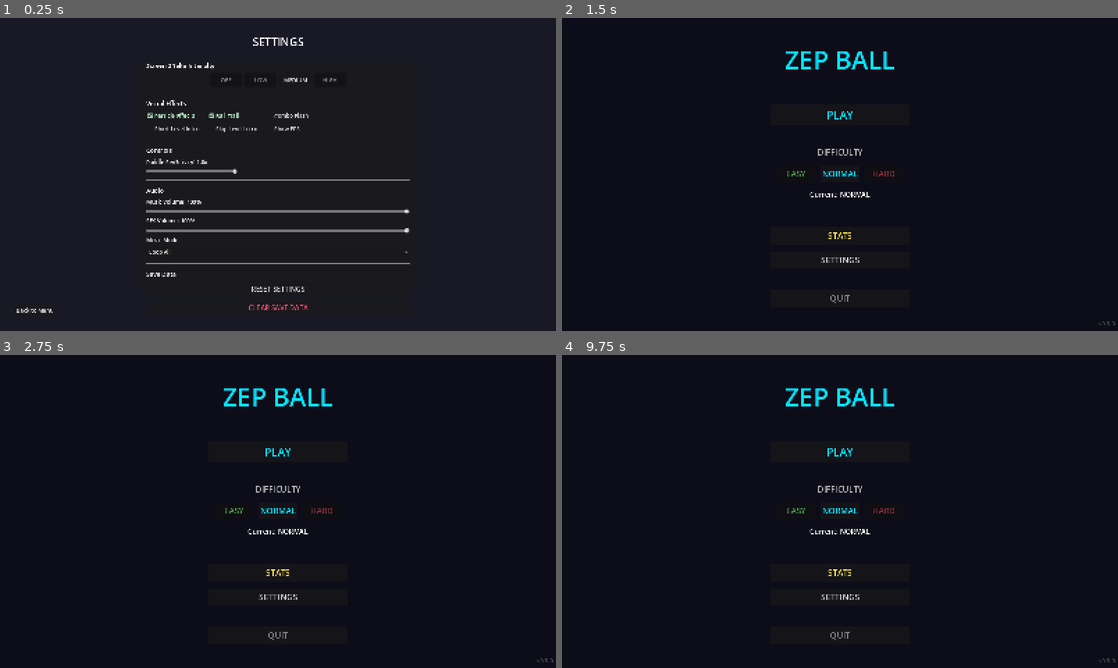
Above: before the commit, frames 1-4 (two rows, left to right).
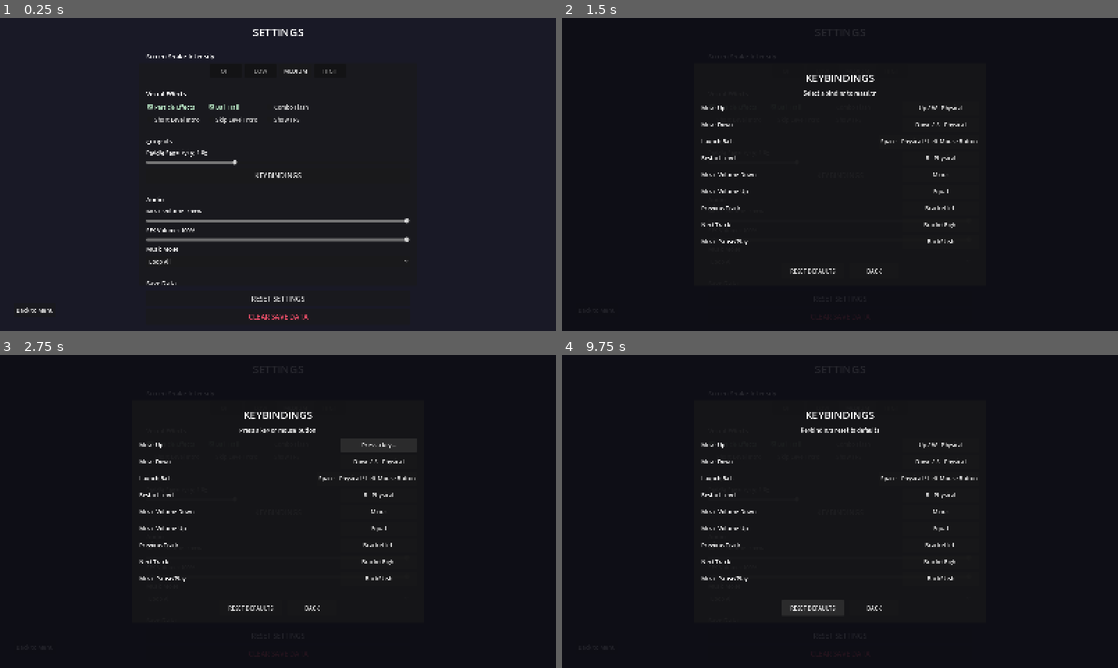
Above: after the commit, the same moments.

Repository: zepanv/zepball
Game: Godot game, scene res://scenes/ui/settings.tscn
The game is run twice, just before and just after one commit, with the same random seed, the same clock (stepped at 60 frames per second) and the same inputs. This scene is started directly instead of the project's main scene.
Inputs (mouse positions are in pixels of both pictures, inside the frame that each line leads up to):
- Up to frame 1 (0.25 s): no input
- Up to frame 2 (1.5 s): click (840, 174) at 0.5 s, where only the run after the commit has a clickable "KEYBINDINGS"; click "Back to Menu" at 1.25 s
- Up to frame 3 (2.75 s): click (378, 445) at 2 s, where only the run after the commit has a clickable "Up / W - Physical"
- Up to frame 4 (9.75 s): click (940, 445) at 2.75 s, where only the run after the commit has a clickable "Press a key..."; click (940, 461) at 3.5 s, where only the run after the commit has a clickable "Down / S - Physical"; click (928, 477) at 4.25 s, where only the run after the commit has a clickable "Space - Physical / Left Mouse…"; click (940, 495) at 5 s, where only the run after the commit has a clickable "R - Physical"; click (940, 511) at 5.75 s, where only the run after the commit has a clickable "Minus"; click (940, 527) at 6.5 s, where only the run after the commit has a clickable "Equal"; click (940, 545) at 7.25 s, where only the run after the commit has a clickable "BracketLeft"; click (940, 561) at 8 s, where only the run after the commit has a clickable "BracketRight"; click (940, 577) at 8.75 s, where only the run after the commit has a clickable "BackSlash"; click (812, 608) at 9.5 s, where only the run after the commit has a clickable "RESET DEFAULTS"

The runs differ from the first frame. In frame 1, 4.9% of the frame differs, in the area x 26-74%, y 3-97%; in frame 2, 2.3%; in frame 3, 2.8%; in frame 4, 2.6%.

Commit message:
feat: add keybinding menu and cleanup debug keys
Major Features:
- Keybinding menu
  - Settings button opens overlay
  - Persist input map with reset to defaults

Quality of Life:
- Esc navigation
  - Esc backs out of settings and keybind menu
  - Esc cancels active rebind

Code Improvements:
- Debug keys restricted to C in debug builds
- SaveManager migration for keybindings

Documentation:
- Refresh README and .agent docs

Co-Authored-By: Codex <codex@openai.com>

Diff:
--- /dev/null
+++ b/scenes/ui/keybindings.tscn
@@ -0,0 +1,86 @@
+[gd_scene format=3 uid="uid://b7mv6b1soj8n0"]
+
+[ext_resource type="Script" path="res://scripts/ui/keybindings.gd" id="1_keybindings"]
+
+[node name="KeybindingsMenu" type="Control"]
+layout_mode = 3
+anchors_preset = 15
+anchor_right = 1.0
+anchor_bottom = 1.0
+grow_horizontal = 2
+grow_vertical = 2
+script = ExtResource("1_keybindings")
+
+[node name="Background" type="ColorRect" parent="."]
+layout_mode = 1
+anchors_preset = 15
+anchor_right = 1.0
+anchor_bottom = 1.0
+grow_horizontal = 2
+grow_vertical = 2
+color = Color(0.05, 0.05, 0.08, 0.9)
+
+[node name="Panel" type="Panel" parent="."]
+layout_mode = 1
+anchors_preset = 8
+anchor_left = 0.5
+anchor_top = 0.5
+anchor_right = 0.5
+anchor_bottom = 0.5
+offset_left = -420.0
+offset_top = -320.0
+offset_right = 420.0
+offset_bottom = 320.0
+grow_horizontal = 2
+grow_vertical = 2
+
+[node name="VBoxContainer" type="VBoxContainer" parent="Panel"]
+layout_mode = 1
+anchors_preset = 15
+anchor_right = 1.0
+anchor_bottom = 1.0
+offset_left = 20.0
+offset_top = 20.0
+offset_right = -20.0
+offset_bottom = -20.0
+grow_horizontal = 2
+grow_vertical = 2
+theme_override_constants/separation = 12
+
+[node name="TitleLabel" type="Label" parent="Panel/VBoxContainer"]
+layout_mode = 2
+text = "KEYBINDINGS"
+horizontal_alignment = 1
+theme_override_font_sizes/font_size = 30
+
+[node name="HintLabel" type="Label" parent="Panel/VBoxContainer"]
+layout_mode = 2
+text = "Select a binding to reassign"
+horizontal_alignment = 1
+theme_override_font_sizes/font_size = 16
+
+[node name="Scroll" type="ScrollContainer" parent="Panel/VBoxContainer"]
+layout_mode = 2
+size_flags_vertical = 3
+
+[node name="BindingsList" type="VBoxContainer" parent="Panel/VBoxContainer/Scroll"]
+layout_mode = 2
+size_flags_horizontal = 3
+size_flags_vertical = 3
+theme_override_constants/separation = 8
+
+[node name="ButtonRow" type="HBoxContainer" parent="Panel/VBoxContainer"]
+layout_mode = 2
+alignment = 1
+
+theme_override_constants/separation = 16
+
+[node name="ResetButton" type="Button" parent="Panel/VBoxContainer/ButtonRow"]
+custom_minimum_size = Vector2(180, 45)
+layout_mode = 2
+text = "RESET DEFAULTS"
+
+[node name="BackButton" type="Button" parent="Panel/VBoxContainer/ButtonRow"]
+custom_minimum_size = Vector2(140, 45)
+layout_mode = 2
+text = "BACK"
--- a/scenes/ui/settings.tscn
+++ b/scenes/ui/settings.tscn
@@ -158,6 +158,14 @@
 max_value = 2.0
 step = 0.1
 value = 1.0
+
+[node name="KeybindingsButton" type="Button" parent="Panel/VBoxContainer/ControlsSection"]
+custom_minimum_size = Vector2(0, 45)
+layout_mode = 2
+theme_override_colors/font_color = Color(0.9, 0.9, 0.9, 1)
+theme_override_colors/font_hover_color = Color(1, 1, 1, 1)
+theme_override_font_sizes/font_size = 20
+text = "KEYBINDINGS"
 
 [node name="HSeparator4" type="HSeparator" parent="Panel/VBoxContainer"]
 layout_mode = 2
--- a/scripts/main.gd
+++ b/scripts/main.gd
@@ -334,33 +334,8 @@
 		MenuController.restart_current_level()
 
 	if event is InputEventKey and event.pressed and not event.echo:
-		# DEBUG ONLY: Difficulty selection (remove once main menu exists)
-		# TODO: Move difficulty selection to main menu
-		if OS.is_debug_build():
-			if event.keycode == KEY_E:
-				DifficultyManager.unlock_difficulty()
-				DifficultyManager.set_difficulty(DifficultyManager.Difficulty.EASY)
-			elif event.keycode == KEY_N:
-				DifficultyManager.unlock_difficulty()
-				DifficultyManager.set_difficulty(DifficultyManager.Difficulty.NORMAL)
-			elif event.keycode == KEY_H:
-				DifficultyManager.unlock_difficulty()
-				DifficultyManager.set_difficulty(DifficultyManager.Difficulty.HARD)
-
-		if event.keycode == KEY_C:
+		if OS.is_debug_build() and event.keycode == KEY_C:
 			_hit_all_bricks()
-		elif event.keycode == KEY_1:
-			# Debug: Spawn a bomb ball power-up for testing
-			_spawn_debug_powerup("BOMB_BALL", 12)
-		elif event.keycode == KEY_2:
-			# Debug: Spawn an air ball power-up for testing
-			_spawn_debug_powerup("AIR_BALL", 13)
-		elif event.keycode == KEY_3:
-			# Debug: Spawn a magnet power-up for testing
-			_spawn_debug_powerup("MAGNET", 14)
-		elif event.keycode == KEY_4:
-			# Debug: Spawn a block power-up for testing
-			_spawn_debug_powerup("BLOCK", 15)
 
 func _spawn_debug_powerup(label: String, powerup_type: int):
 	print("\n### DEBUG: Spawning ", label, " power-up ###")
--- a/scripts/save_manager.gd
+++ b/scripts/save_manager.gd
@@ -19,8 +19,24 @@
 	"combo_flash_enabled": false,
 	"short_level_intro": false,
 	"skip_level_intro": false,
-	"show_fps": false
+	"show_fps": false,
+	"keybindings": {}
 }
+
+# Keybinding configuration
+const REBIND_ACTIONS = [
+	"move_up",
+	"move_down",
+	"launch_ball",
+	"restart_game",
+	"audio_volume_down",
+	"audio_volume_up",
+	"audio_prev_track",
+	"audio_next_track",
+	"audio_toggle_pause"
+]
+
+var default_keybindings: Dictionary = {}
 
 # Achievement definitions
 const ACHIEVEMENTS = {
@@ -145,7 +161,9 @@
 
 func _ready():
 	"""Load save data on startup"""
+	default_keybindings = _capture_keybindings(REBIND_ACTIONS)
 	load_save()
+	_apply_saved_keybindings()
 
 func load_save() -> void:
 	"""Load save data from disk, or create default if none exists"""
@@ -275,6 +293,9 @@
 		settings_updated = true
 	if not save_data["settings"].has("show_fps"):
 		save_data["settings"]["show_fps"] = false
+		settings_updated = true
+	if not save_data["settings"].has("keybindings"):
+		save_data["settings"]["keybindings"] = {}
 		settings_updated = true
 
 	if settings_updated:
@@ -492,12 +513,115 @@
 func reset_settings_to_default() -> void:
 	"""Reset settings to defaults without touching progression data"""
 	save_data["settings"] = DEFAULT_SETTINGS.duplicate(true)
+	_restore_default_keybindings()
 	save_to_disk()
 	print("Settings have been reset to defaults")
 
 func get_save_file_location() -> String:
 	"""Get the absolute path to the save file for debugging"""
 	return ProjectSettings.globalize_path(SAVE_FILE_PATH)
+
+# ============================================================================
+# KEYBINDINGS
+# ============================================================================
+
+func get_rebind_actions() -> Array:
+	return REBIND_ACTIONS.duplicate()
+
+func capture_keybindings(actions: Array = REBIND_ACTIONS) -> Dictionary:
+	return _capture_keybindings(actions)
+
+func save_keybindings(keybindings: Dictionary) -> void:
+	save_data["settings"]["keybindings"] = keybindings.duplicate(true)
+	save_to_disk()
+
+func get_keybindings() -> Dictionary:
+	var saved = save_data["settings"].get("keybindings", {})
+	if saved.is_empty():
+		return _capture_keybindings(REBIND_ACTIONS)
+	return saved
+
+func apply_keybindings(keybindings: Dictionary) -> void:
+	_apply_keybindings(keybindings)
+
+func reset_keybindings_to_default() -> void:
+	_restore_default_keybindings()
+	save_data["settings"]["keybindings"] = default_keybindings.duplicate(true)
+	save_to_disk()
+
+func _capture_keybindings(actions: Array) -> Dictionary:
+	var bindings := {}
+	for action in actions:
+		if not InputMap.has_action(action):
+			continue
+		var events = InputMap.action_get_events(action)
+		var serialized_events: Array = []
+		for event in events:
+			var serialized = _serialize_input_event(event)
+			if serialized.size() > 0:
+				serialized_events.append(serialized)
+		bindings[action] = serialized_events
+	return bindings
+
+func _apply_saved_keybindings() -> void:
+	var saved = save_data["settings"].get("keybindings", {})
+	if saved.is_empty():
+		return
+	_apply_keybindings(saved)
+
+func _apply_keybindings(keybindings: Dictionary) -> void:
+	for action in keybindings.keys():
+		if not InputMap.has_action(action):
+			continue
+		InputMap.action_erase_events(action)
+		for event_data in keybindings[action]:
+			var event = _deserialize_input_event(event_data)
+			if event:
+				InputMap.action_add_event(action, event)
+
+func _restore_default_keybindings() -> void:
+	if default_keybindings.is_empty():
+		return
+	_apply_keybindings(default_keybindings)
+
+func _serialize_input_event(event: InputEvent) -> Dictionary:
+	if event is InputEventKey:
+		return {
+			"type": "key",
+			"keycode": event.keycode,
+			"physical_keycode": event.physical_keycode,
+			"shift": event.shift_pressed,
+			"alt": event.alt_pressed,
+			"ctrl": event.ctrl_pressed,
+			"meta": event.meta_pressed
+		}
+	if event is InputEventMouseButton:
+		return {
+			"type": "mouse_button",
+			"button_index": event.button_index
+		}
+	return {}
+
+func _deserialize_input_event(data: Dictionary) -> InputEvent:
+	if not data.has("type"):
+		return null
+	if data["type"] == "key":
+		var event := InputEventKey.new()
+		event.keycode = int(data.get("keycode", 0)) as Key
+		event.physical_keycode = int(data.get("physical_keycode", 0)) as Key
+		event.shift_pressed = bool(data.get("shift", false))
+		event.alt_pressed = bool(data.get("alt", false))
+		event.ctrl_pressed = bool(data.get("ctrl", false))
+		event.meta_pressed = bool(data.get("meta", false))
+		event.pressed = false
+		event.echo = false
+		return event
+	if data["type"] == "mouse_button":
+		var event := InputEventMouseButton.new()
+		event.button_index = int(data.get("button_index", 0)) as MouseButton
+		event.pressed = false
+		return event
+	return null
 
 # ============================================================================
 # LAST PLAYED TRACKING
--- /dev/null
+++ b/scripts/ui/keybindings.gd
@@ -0,0 +1,168 @@
+extends Control
+
+signal closed
+
+const ACTION_LABELS = {
+	"move_up": "Move Up",
+	"move_down": "Move Down",
+	"launch_ball": "Launch Ball",
+	"restart_game": "Restart Level",
+	"ui_cancel": "Pause / Back",
+	"audio_volume_down": "Music Volume Down",
+	"audio_volume_up": "Music Volume Up",
+	"audio_prev_track": "Previous Track",
+	"audio_next_track": "Next Track",
+	"audio_toggle_pause": "Music Pause/Play"
+}
+
+@onready var bindings_list: VBoxContainer = $Panel/VBoxContainer/Scroll/BindingsList
+@onready var hint_label: Label = $Panel/VBoxContainer/HintLabel
+@onready var reset_button: Button = $Panel/VBoxContainer/ButtonRow/ResetButton
+@onready var back_button: Button = $Panel/VBoxContainer/ButtonRow/BackButton
+
+var waiting_action: String = ""
+var waiting_button: Button = null
+var action_buttons: Dictionary = {}
+
+func _ready() -> void:
+	mouse_filter = Control.MOUSE_FILTER_STOP
+	reset_button.pressed.connect(_on_reset_pressed)
+	back_button.pressed.connect(_on_back_pressed)
+	_build_bindings_list()
+	_update_hint("Select a binding to reassign")
+
+func _build_bindings_list() -> void:
+	for child in bindings_list.get_children():
+		child.queue_free()
+	action_buttons.clear()
+
+	for action in SaveManager.get_rebind_actions():
+		var row = HBoxContainer.new()
+		row.size_flags_horizontal = Control.SIZE_EXPAND_FILL
+		row.set("theme_override_constants/separation", 12)
+
+		var label = Label.new()
+		label.text = ACTION_LABELS.get(action, action)
+		label.custom_minimum_size = Vector2(260, 0)
+		label.size_flags_horizontal = Control.SIZE_EXPAND_FILL
+		row.add_child(label)
+
+		var button = Button.new()
+		button.custom_minimum_size = Vector2(220, 40)
+		button.text = _get_action_text(action)
+		button.pressed.connect(_on_rebind_pressed.bind(action, button))
+		row.add_child(button)
+
+		bindings_list.add_child(row)
+		action_buttons[action] = button
+
+func _get_action_text(action: String) -> String:
+	if not InputMap.has_action(action):
+		return "Unbound"
+	var events = InputMap.action_get_events(action)
+	if events.is_empty():
+		return "Unbound"
+	var parts: Array = []
+	for event in events:
+		parts.append(event.as_text())
+	return " / ".join(parts)
+
+func _on_rebind_pressed(action: String, button: Button) -> void:
+	if waiting_action != "":
+		return
+	waiting_action = action
+	waiting_button = button
+	button.text = "Press a key..."
+	_update_hint("Press a key or mouse button")
+
+func _unhandled_input(event: InputEvent) -> void:
+	if event is InputEventKey and event.pressed and not event.echo:
+		if event.keycode == KEY_ESCAPE and waiting_action == "":
+			_on_back_pressed()
+			get_viewport().set_input_as_handled()
+			return
+		if event.keycode == KEY_ESCAPE:
+			_cancel_rebind()
+			get_viewport().set_input_as_handled()
+			return
+	if waiting_action == "":
+		return
+	if event is InputEventKey and event.pressed and not event.echo:
+		_apply_binding(event)
+		get_viewport().set_input_as_handled()
+		return
+	if event is InputEventMouseButton and event.pressed:
+		_apply_binding(event)
+		get_viewport().set_input_as_handled()
+		return
+
+func _apply_binding(event: InputEvent) -> void:
+	if waiting_action == "":
+		return
+
+	var preserved: Array = []
+	for existing in InputMap.action_get_events(waiting_action):
+		if event is InputEventKey and not (existing is InputEventKey):
+			preserved.append(existing)
+		elif event is InputEventMouseButton and not (existing is InputEventMouseButton):
+			preserved.append(existing)
+
+	InputMap.action_erase_events(waiting_action)
+	for existing in preserved:
+		InputMap.action_add_event(waiting_action, existing)
+	InputMap.action_add_event(waiting_action, _clone_input_event(event))
+
+	SaveManager.save_keybindings(SaveManager.capture_keybindings())
+	_refresh_action_button(waiting_action)
+
+	waiting_action = ""
+	waiting_button = null
+	_update_hint("Select a binding to reassign")
+
+func _refresh_action_button(action: String) -> void:
+	if not action_buttons.has(action):
+		return
+	var button: Button = action_buttons[action]
+	button.text = _get_action_text(action)
+
+func _on_reset_pressed() -> void:
+	SaveManager.reset_keybindings_to_default()
+	for action in action_buttons.keys():
+		_refresh_action_button(action)
+	waiting_action = ""
+	waiting_button = null
+	_update_hint("Keybindings reset to defaults")
+
+func _cancel_rebind() -> void:
+	var action = waiting_action
+	waiting_action = ""
+	waiting_button = null
+	_update_hint("Keybind change cancelled")
+	if action != "":
+		_refresh_action_button(action)
+
+func _on_back_pressed() -> void:
+	closed.emit()
+	queue_free()
+
+func _update_hint(text: String) -> void:
+	hint_label.text = text
+
+func _clone_input_event(event: InputEvent) -> InputEvent:
+	if event is InputEventKey:
+		var key_event := InputEventKey.new()
+		key_event.keycode = event.keycode
+		key_event.physical_keycode = event.physical_keycode
+		key_event.shift_pressed = event.shift_pressed
+		key_event.alt_pressed = event.alt_pressed
+		key_event.ctrl_pressed = event.ctrl_pressed
+		key_event.meta_pressed = event.meta_pressed
+		key_event.pressed = false
+		key_event.echo = false
+		return key_event
+	if event is InputEventMouseButton:
+		var mouse_event := InputEventMouseButton.new()
+		mouse_event.button_index = event.button_index
+		mouse_event.pressed = false
+		return mouse_event
+	return event
--- a/scripts/ui/settings.gd
+++ b/scripts/ui/settings.gd
@@ -21,6 +21,7 @@
 # Sensitivity slider
 @onready var sensitivity_slider = $Panel/VBoxContainer/ControlsSection/SensitivitySlider
 @onready var sensitivity_label = $Panel/VBoxContainer/ControlsSection/SensitivityLabel
+@onready var keybindings_button = $Panel/VBoxContainer/ControlsSection/KeybindingsButton
 
 # Audio sliders
 @onready var music_slider = $Panel/VBoxContainer/AudioSection/MusicSlider
@@ -73,6 +74,7 @@
 
 	# Sensitivity slider
 	sensitivity_slider.value_changed.connect(_on_sensitivity_changed)
+	keybindings_button.pressed.connect(_on_keybindings_pressed)
 
 	# Audio sliders
 	music_slider.value_changed.connect(_on_music_volume_changed)
@@ -90,6 +92,16 @@
 
 	# Load and apply current settings
 	_load_current_settings()
+
+func _unhandled_input(event: InputEvent) -> void:
+	"""Handle Esc to go back from settings"""
+	if has_node("KeybindingsMenu"):
+		return
+	if event.is_action_pressed("ui_cancel"):
+		_on_back_pressed()
+		var viewport = get_viewport()
+		if viewport:
+			viewport.set_input_as_handled()
 
 func _load_current_settings():
 	"""Load settings from SaveManager and update UI"""
@@ -255,6 +267,15 @@
 	SaveManager.save_paddle_sensitivity(value)
 	_update_sensitivity_label(value)
 	_apply_live_settings()
+
+func _on_keybindings_pressed() -> void:
+	"""Open keybindings menu overlay"""
+	if has_node("KeybindingsMenu"):
+		return
+	var menu_scene = preload("res://scenes/ui/keybindings.tscn")
+	var menu = menu_scene.instantiate()
+	menu.z_index = 300
+	add_child(menu)
 
 func _update_sensitivity_label(value: float):
 	"""Update sensitivity display label"""
Not shown, added: scripts/ui/keybindings.gd.uid
Not shown, changed: .agent/README.md
Not shown, changed: .agent/System/architecture.md
Not shown, changed: .agent/System/tech-stack.md
Not shown, changed: .agent/Tasks/Backlog/future-features.md
Not shown, added: .agent/Tasks/Completed/keybinding-menu.md
Not shown, added: .agent/Tasks/Completed/quick-actions.md
Not shown, added: .agent/Tasks/Completed/settings-enhancements.md
Not shown, changed: README.md
